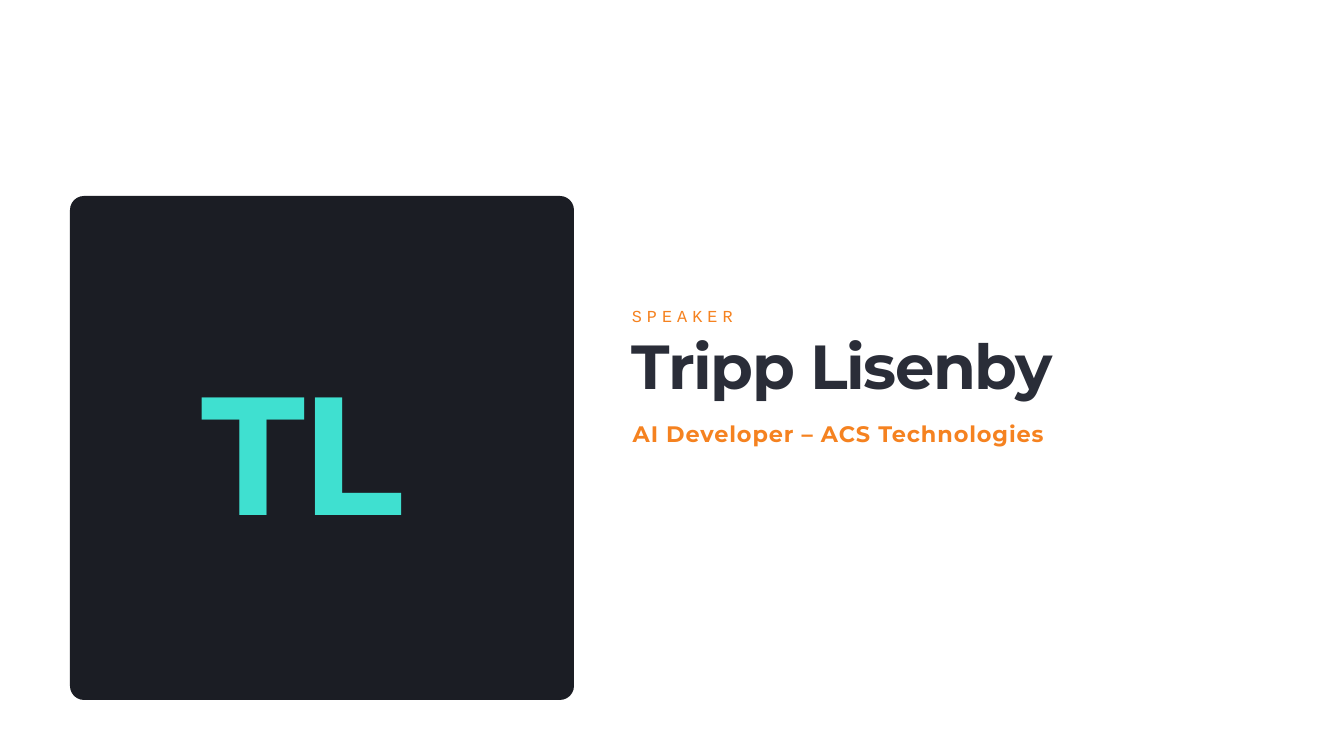
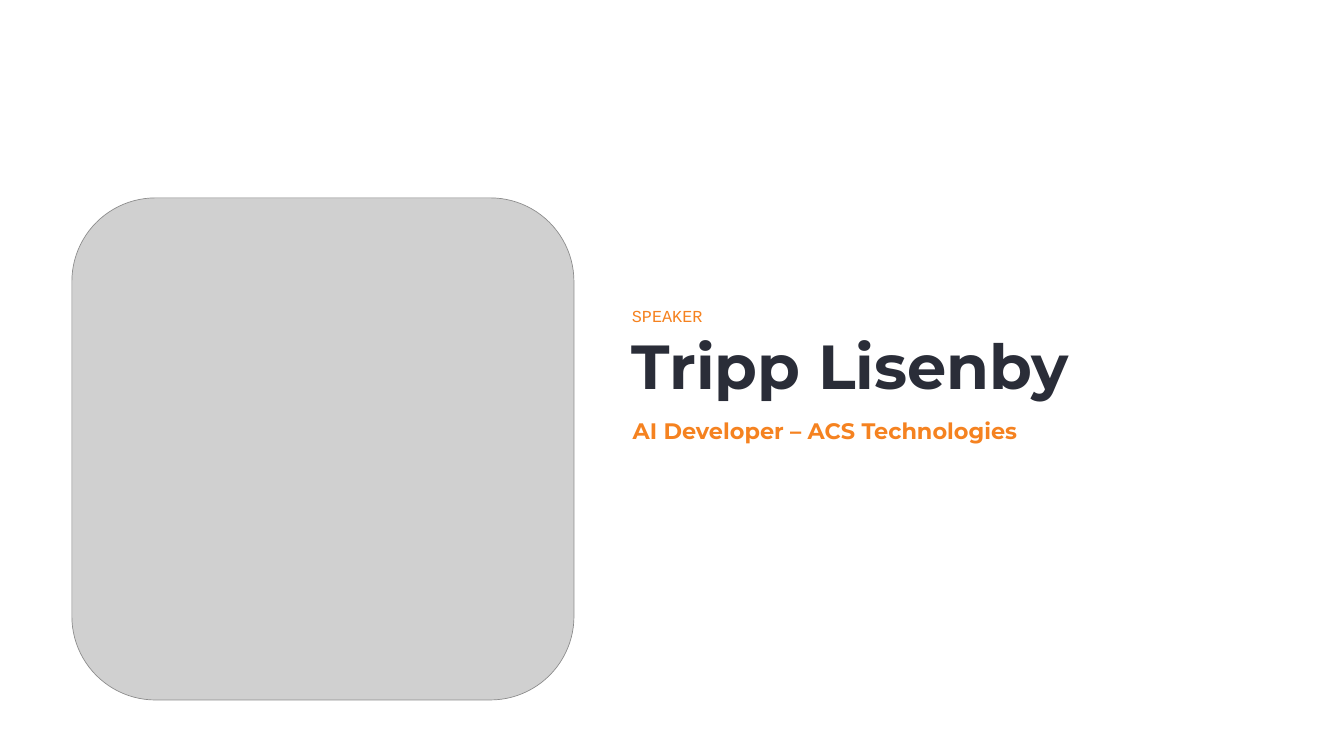
Before and after one commit to chriskehayias/ContextEngineering, a slide deck: slide 3 of schedule/02-vibe-coding-vs-context-engineering/02-vibe-coding-vs-context-engineering.pptx. Drawn at 1344x756 pixels with LibreOffice and Linux fonts; fonts in the diff are those of the drawing; grey boxes stand for pictures. Boxes give left, top, right and bottom in pixels: in the first picture for what was removed or moved away, otherwise in the second. Text is boxed around its words. In the diff, an @@ line names an element or a change of style, - is before the commit and + after.

```diff
--- a/schedule/02-vibe-coding-vs-context-engineering/02-vibe-coding-vs-context-engineering.pptx
+++ b/schedule/02-vibe-coding-vs-context-engineering/02-vibe-coding-vs-context-engineering.pptx
@@ rounded rectangle removed at [70, 196, 574, 700] @@
@@ picture added at [72, 198, 574, 700] @@
@@ text "SPEAKER" at [632, 310, 703, 322]: letter spacing 5.4 to 0 pt @@
@@ text "Tripp Lisenby" at [632, 340, 1069, 402]: letter spacing -1.4 to 0 pt @@
@@ text removed at [201, 397, 403, 515] @@
-TL
@@ text "AI Developer – ACS Technologies" at [633, 421, 1017, 444]: letter spacing 1 to 0 pt; line spacing 1 to 0.9 @@
```
Also in this commit, not shown: 32 other slides changed, 9 slides added.
